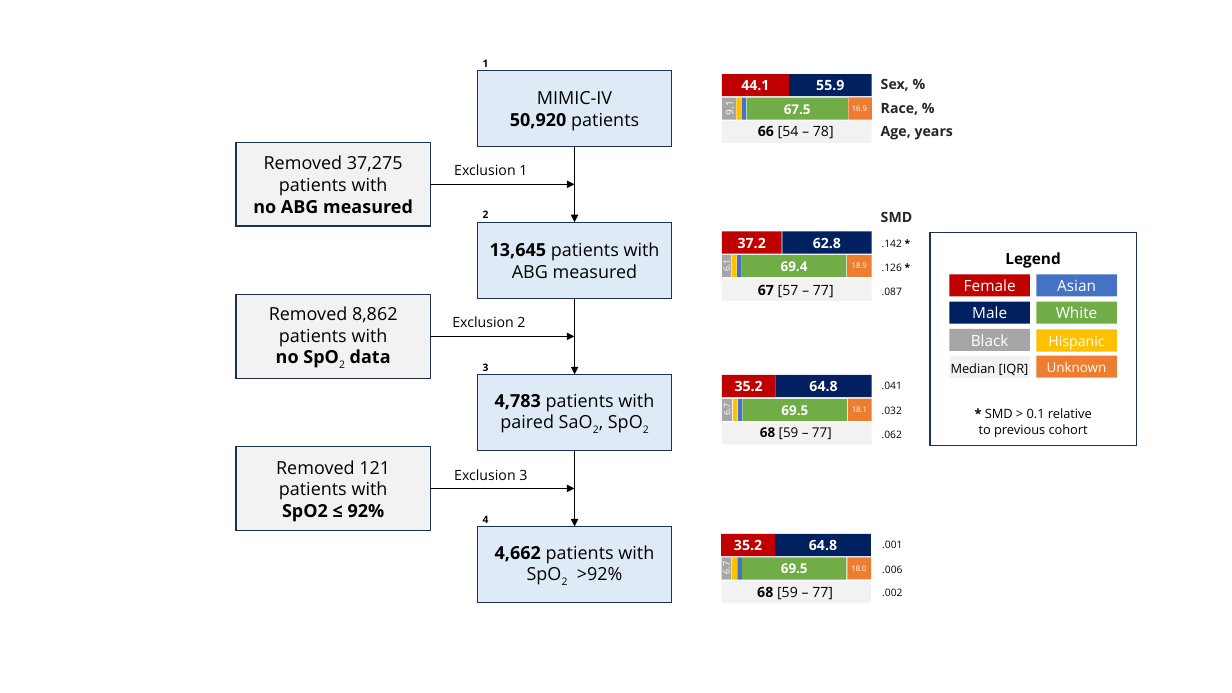
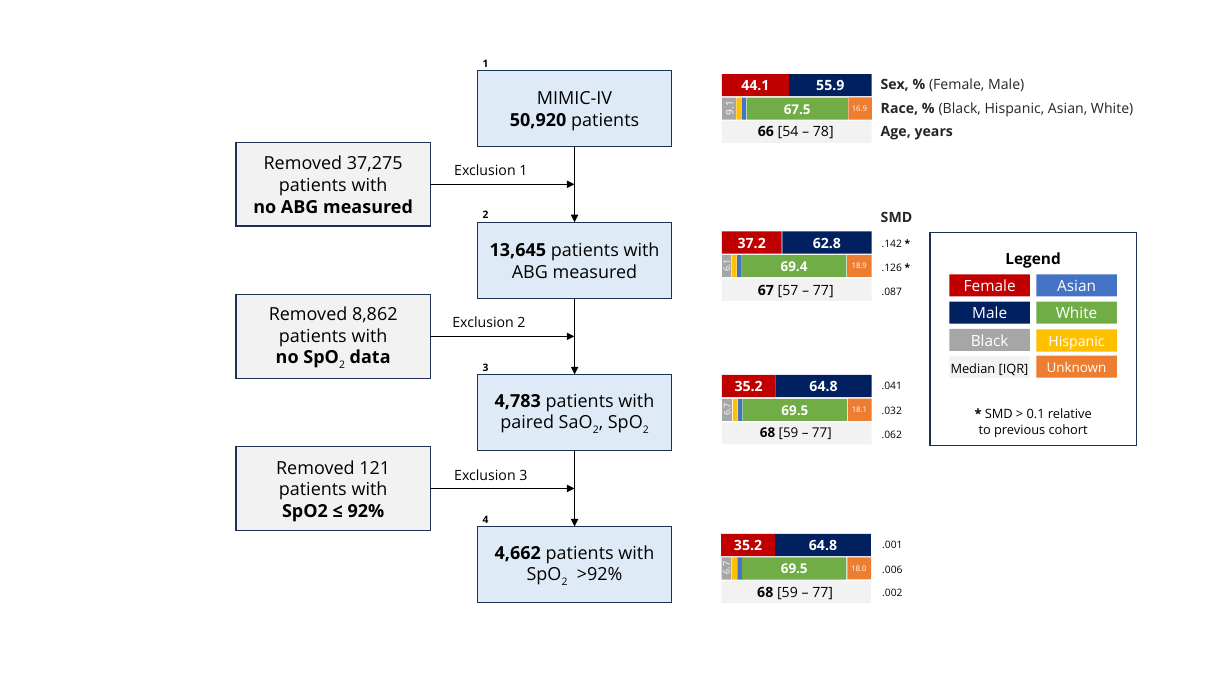
Before and after one commit to joamats/mit-flow-diagram, a slide deck: slide 2 of flow_diagram.pptx. Drawn at 1232x693 pixels with LibreOffice and Linux fonts; fonts in the diff are those of the drawing. Boxes give left, top, right and bottom in pixels: in the first picture for what was removed or moved away, otherwise in the second. Text is boxed around its words. In the diff, an @@ line names an element or a change of style, - is before the commit and + after.

```diff
--- a/flow_diagram.pptx
+++ b/flow_diagram.pptx
@@ text at <box>881,78,1024,91</box>: text changed; bold off @@
-Sex, %
+Sex, % (Female, Male)
@@ text at <box>881,102,1133,117</box>: text changed; bold off @@
-Race, %
+Race, % (Black, Hispanic, Asian, White)
```
Also in this commit, not shown: 1 other slide changed, 2 other files.
